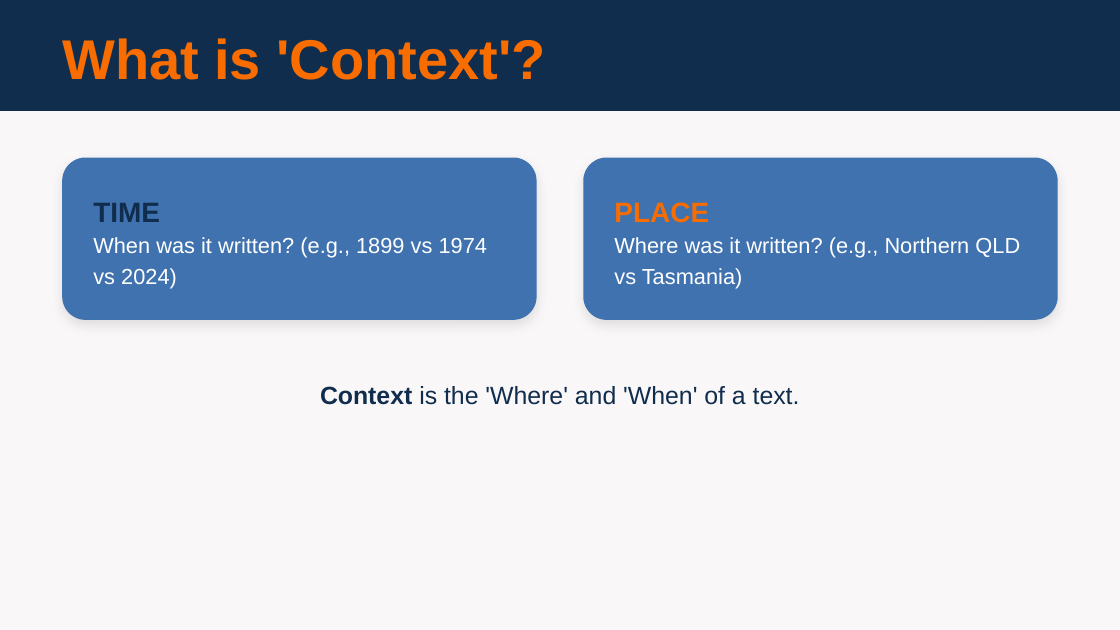
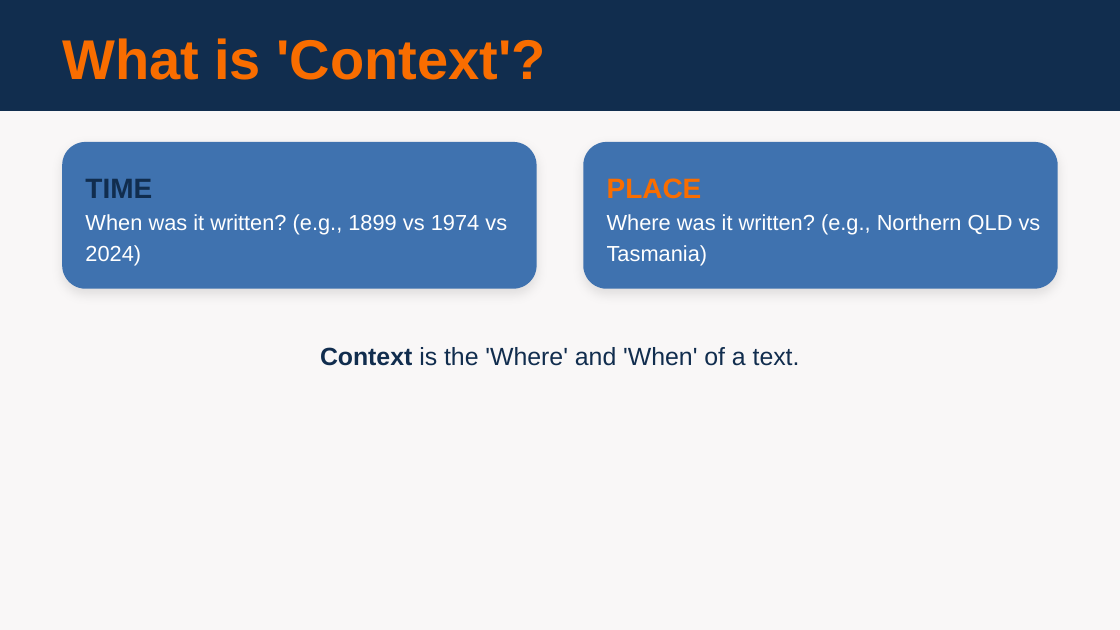
Before and after one commit to dsuth10/Joshua, a slide deck: slide 4 of Units/English/English_Unit_2/Lesson_Plans/Lesson_04/Lesson_04_Slides.pptx. Drawn at 1120x630 pixels with LibreOffice and Linux fonts; fonts in the diff are those of the drawing. Boxes give left, top, right and bottom in pixels: in the first picture for what was removed or moved away, otherwise in the second. Text is boxed around its words. In the diff, an @@ line names an element or a change of style, - is before the commit and + after.

```diff
--- a/Units/English/English_Unit_2/Lesson_Plans/Lesson_04/Lesson_04_Slides.pptx
+++ b/Units/English/English_Unit_2/Lesson_Plans/Lesson_04/Lesson_04_Slides.pptx
@@ rounded rectangle: place and size @@
-rounded rectangle at (63, 158, 538, 320)
+rounded rectangle at (63, 142, 538, 289)
@@ rounded rectangle at (63, 142, 538, 289): proportions changed @@
@@ rounded rectangle at (584, 142, 1058, 289): proportions changed @@
@@ rounded rectangle: place and size @@
-rounded rectangle at (584, 158, 1058, 320)
+rounded rectangle at (584, 142, 1058, 289)
@@ text "TIME": place and size @@
-text "TIME" at (93, 203, 160, 222)
+text "TIME" at (85, 179, 152, 198)
@@ text "PLACE": place and size @@
-text "PLACE" at (614, 202, 709, 223)
+text "PLACE" at (607, 178, 702, 199)
@@ text "When was it written? (e.g., ..." rewrapped from (93, 237, 488, 289) to (85, 214, 507, 265) @@
@@ text "Where was it written? (e.g., ..." rewrapped from (614, 237, 1020, 289) to (607, 214, 1041, 265) @@
@@ text "Context is the 'Where' and ...": place and size @@
-text "Context is the 'Where' and ..." at (320, 386, 800, 405)
+text "Context is the 'Where' and ..." at (320, 347, 800, 366)
```
Also in this commit, not shown: 6 other slides changed, 37 other files.
